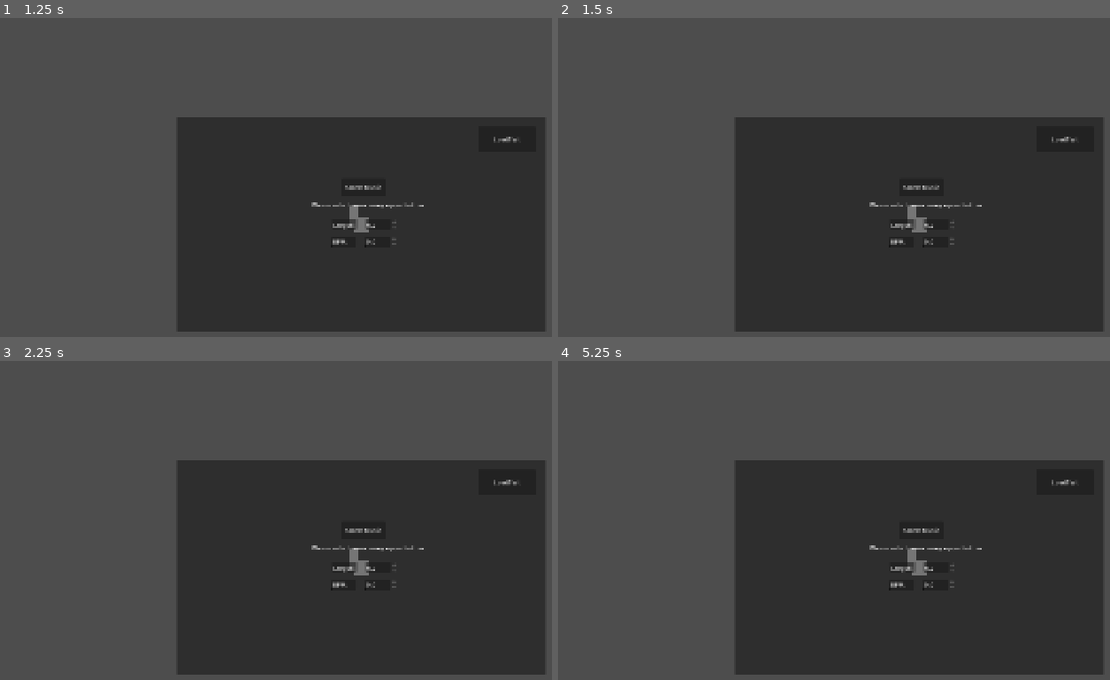
Above: before the commit, frames 1-4 (two rows, left to right).
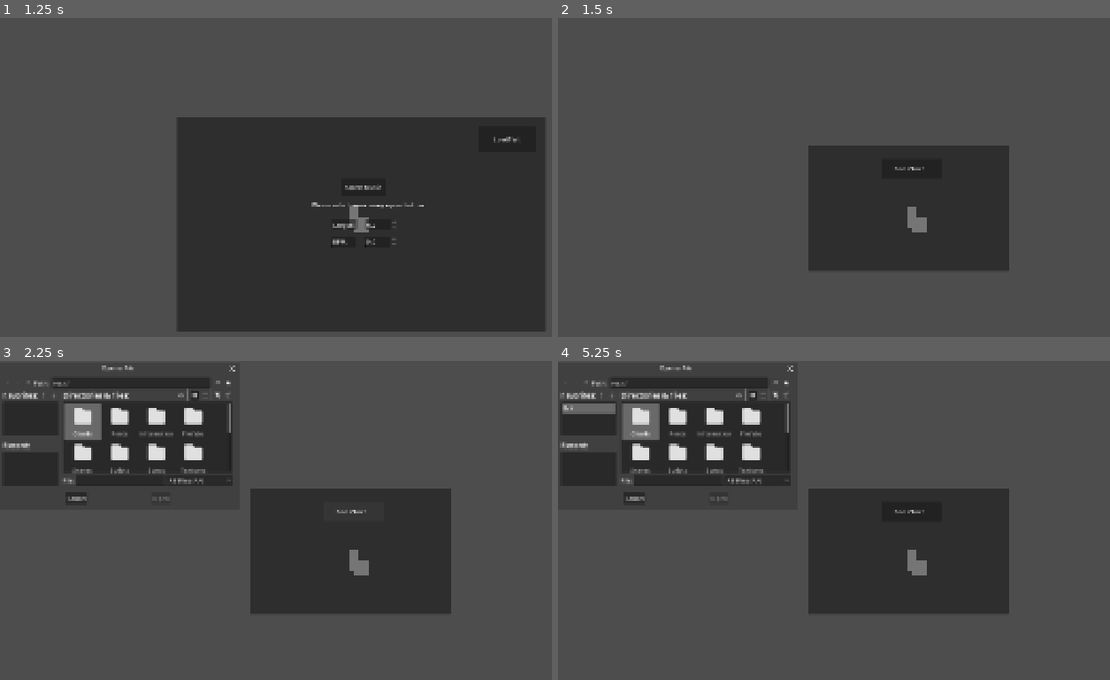
Above: after the commit, the same moments.

Repository: junu192857/Vexatonic-dash-2
Game: Godot game, scene res://Scenes/Editor.tscn
Two runs of this game, one before a commit and one after it. Both use one fixed random seed, a clock stepped at 60 frames per second and the inputs below. This scene is started directly instead of the project's main scene.
Inputs (mouse positions are in pixels of both pictures, inside the frame that each line leads up to):
- Up to frame 1 (1.25 s): tap Enter at 0.5, 0.6 s; move the mouse to (507, 196) at 0.52 s; hold Right from 0.53 s (still down); click (507, 196) at 0.67 s; tap Space at 0.77 s
- Up to frame 2 (1.5 s): release Right at 1.25 s; click "LoadTest" at 1.25 s
- Up to frame 3 (2.25 s): click "LoadTest" (after the commit: "Find Chart...") at 2 s
- Up to frame 4 (5.25 s): click (585, 383) at 2.77 s; click (585, 383) at 3.52 s; click (778, 383) at 4.27 s; click (784, 383) at 5.02 s

Frame 1 is identical in both runs. In frame 2, 31% of the frame differs, in the area x 32-99%, y 31-99%; in frame 3, 39%, in the area x 0-99%, y 1-99%; in frame 4, 39%.

Commit message:
에디터 마우스 씹힘 버그수정요~~

Diff:
--- a/vexatonic-dash-2/Scenes/Editor.tscn
+++ b/vexatonic-dash-2/Scenes/Editor.tscn
@@ -346,6 +346,7 @@
 Speed"
 
 [node name="MoveXTriggerButton" type="Button" parent="CanvasLayer/NoteSelectorPanel" unique_id=1348858736]
+visible = false
 layout_mode = 0
 offset_left = 1020.0
 offset_top = 163.0
--- a/vexatonic-dash-2/Scripts/Autoloads/TransitionOverlay.gd
+++ b/vexatonic-dash-2/Scripts/Autoloads/TransitionOverlay.gd
@@ -18,7 +18,9 @@
 
 	var control = Control.new()
 	control.set_anchors_preset(Control.PRESET_FULL_RECT)
+	control.mouse_filter = Control.MOUSE_FILTER_IGNORE
 	add_child(control)
+
 
 	left_panel = ColorRect.new()
 	left_panel.anchor_bottom = 1.0
Not shown, changed: vexatonic-dash-2/Charts/Powerful Dramatic Trailer/Hard.txt
